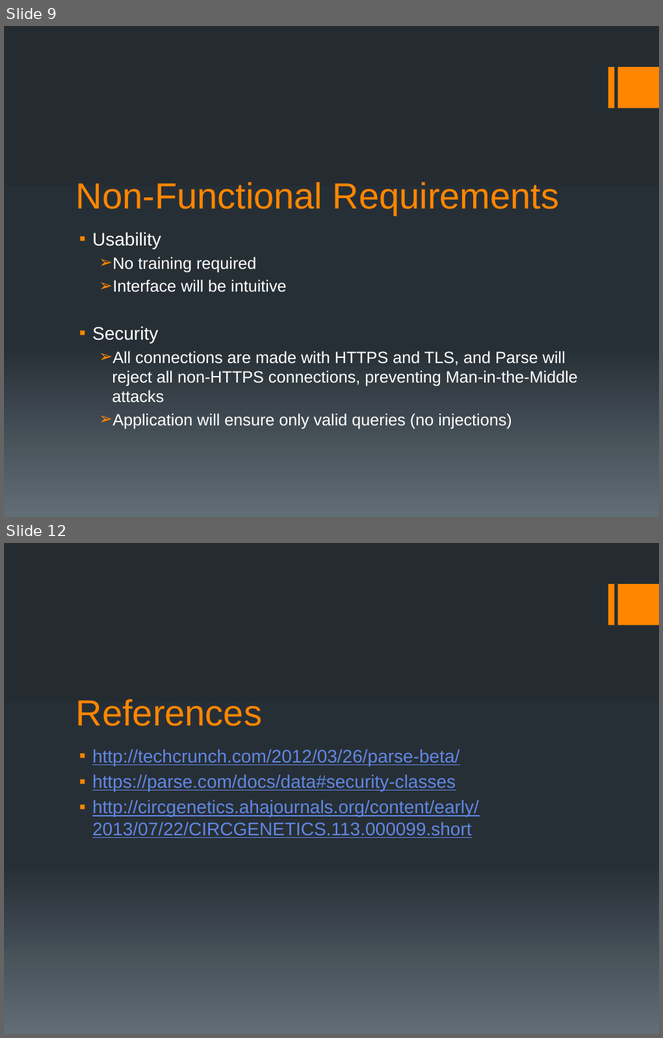
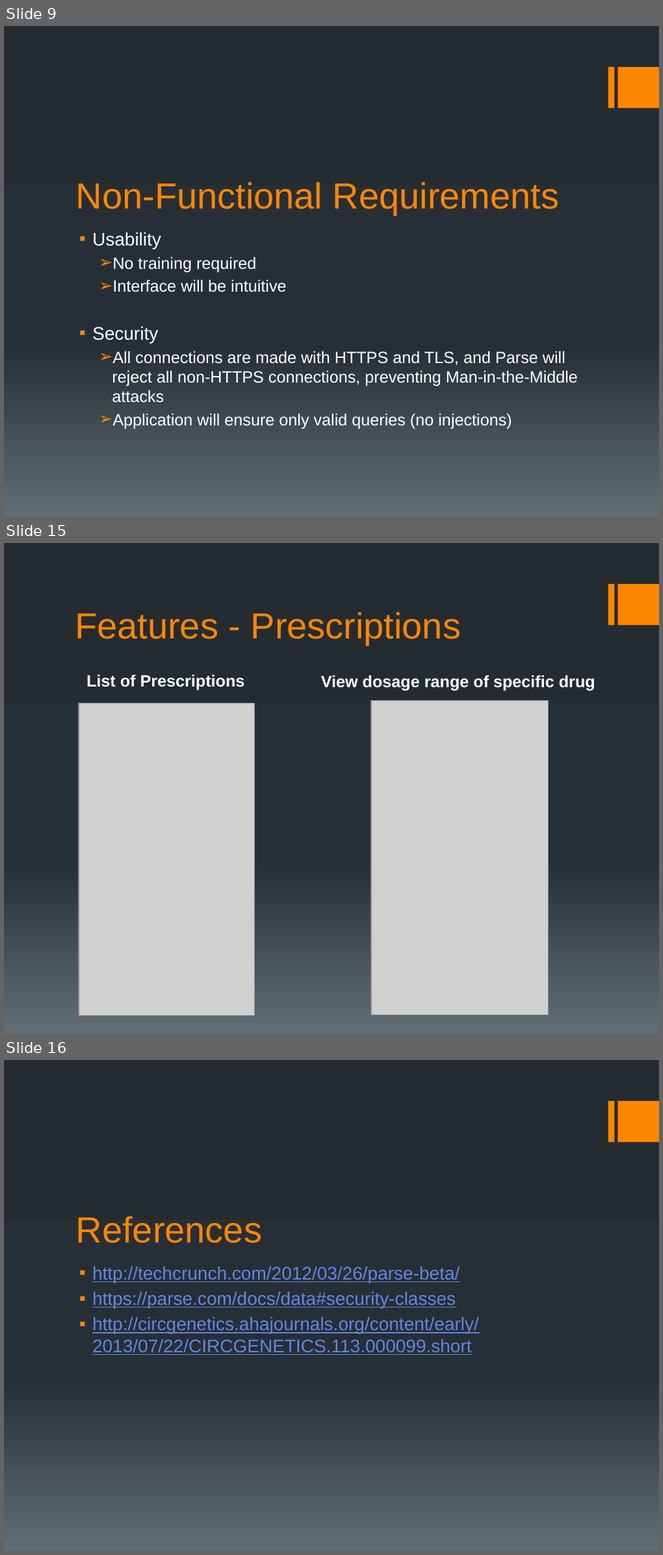
Before and after one commit to ShawnHesch/SAAPI, a slide deck: SAAPI_Walkthrough.pptx. Shown one above the other, each under a label of ours: slides 9 and 12 before the commit, slides 9, 15 and 16 after it; the slides between them are not shown. The pictures are 663x1038 and 663x1555 pixels, drawn with LibreOffice and Linux fonts; fonts in the diff are those of the drawing; grey boxes stand for pictures. Boxes give left, top, right and bottom in pixels: in the first picture for what was removed or moved away, otherwise in the second. Text is boxed around its words. In the diff, an @@ line names an element or a change of style, - is before the commit and + after.

```diff
--- a/SAAPI_Walkthrough.pptx
+++ b/SAAPI_Walkthrough.pptx
@@ slide 15 added at (x1=4, y1=543, x2=659, y2=1034), background gradient #242C33 to #273037 to #636D76; not listed: 2 template elements that a slide beside it also shows @@
@@ text added at (x1=75, y1=612, x2=461, y2=645), 40 pt, text #FF8600 @@
+Features - Prescriptions
@@ text added at (x1=87, y1=674, x2=245, y2=690), 18 pt, text #FFFFFF, bold @@
+List of Prescriptions
@@ text added at (x1=321, y1=675, x2=596, y2=691), 18 pt, text #FFFFFF, bold @@
+View dosage range of specific drug
@@ picture added at (x1=79, y1=704, x2=254, y2=1016) @@
@@ picture added at (x1=371, y1=701, x2=549, y2=1016) @@
@@ what was slide 12 is now slide 16 @@
```
Also in this commit, not shown: 3 slides changed, 4 other slides added, 1 slide removed, 1 other file.
